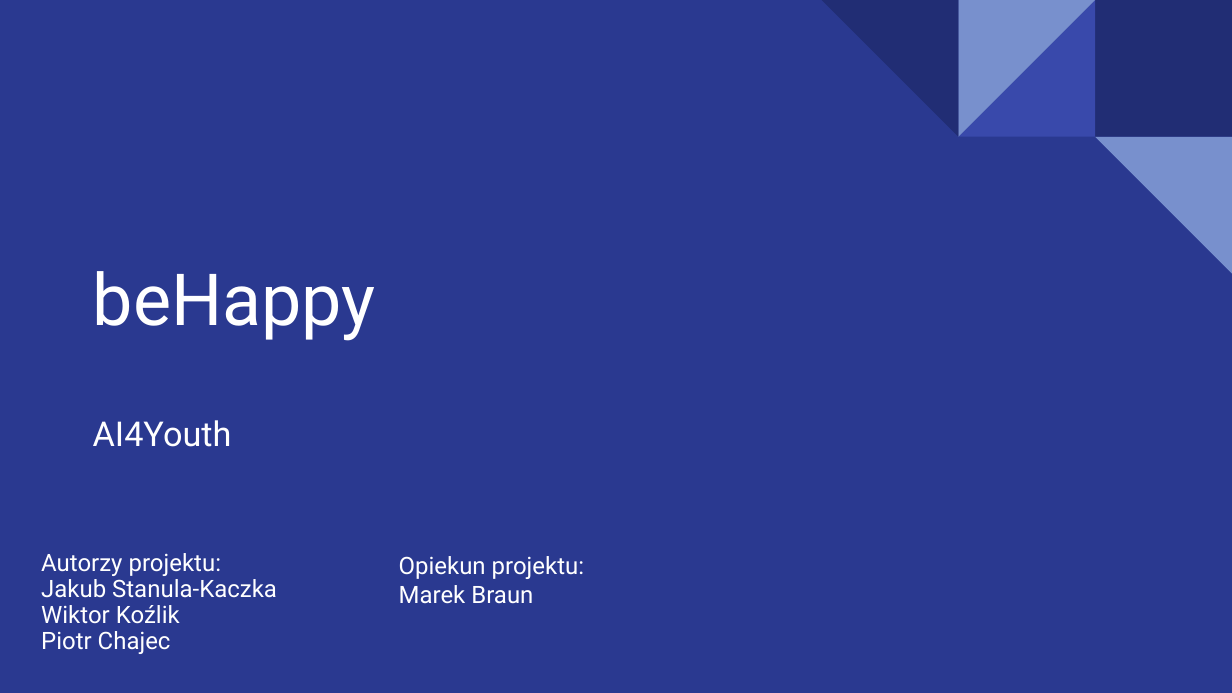
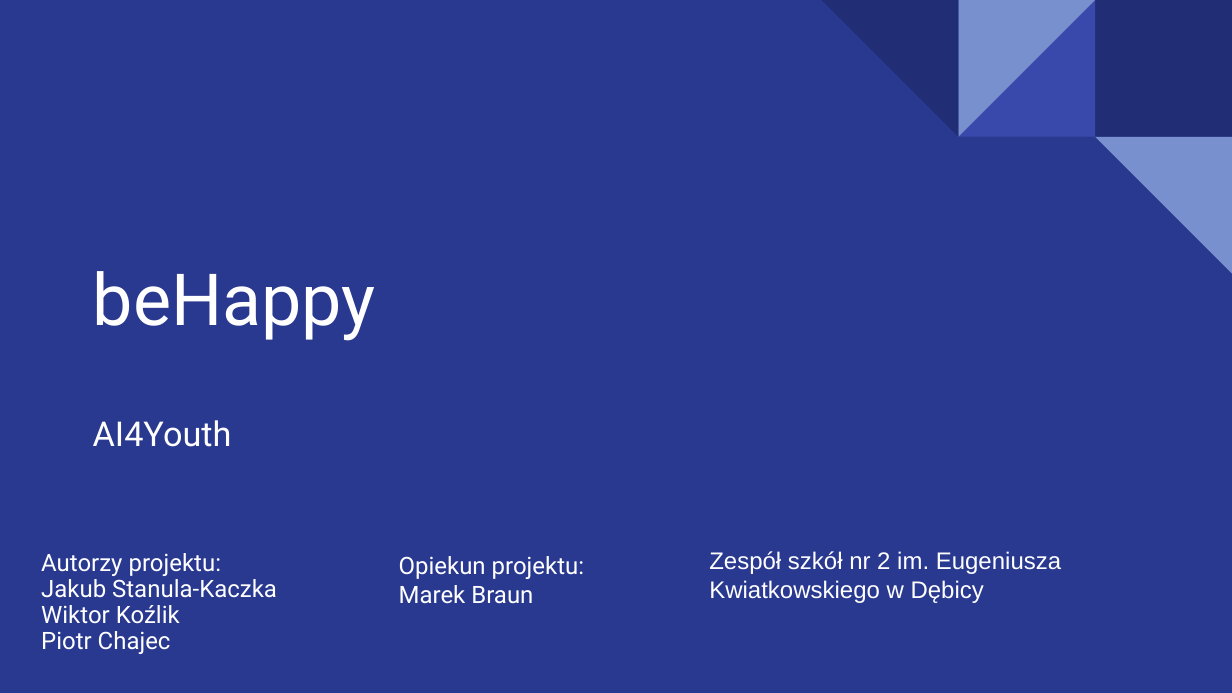
Before and after one commit to Jakub-S-K/beHappy-Ai4Youth, a slide deck: slide 1 of beHappy po Polsku.pptx. Drawn at 1232x693 pixels with LibreOffice and Linux fonts; fonts in the diff are those of the drawing. Boxes give left, top, right and bottom in pixels: in the first picture for what was removed or moved away, otherwise in the second. Text is boxed around its words. In the diff, an @@ line names an element or a change of style, - is before the commit and + after.

```diff
--- a/beHappy po Polsku.pptx
+++ b/beHappy po Polsku.pptx
@@ text added at <box>709,551,1061,603</box>, 14 pt, text #FFFFFF @@
+Zespół szkół nr 2 im. Eugeniusza Kwiatkowskiego w Dębicy
```
Also in this commit, not shown: 3 other slides changed.
